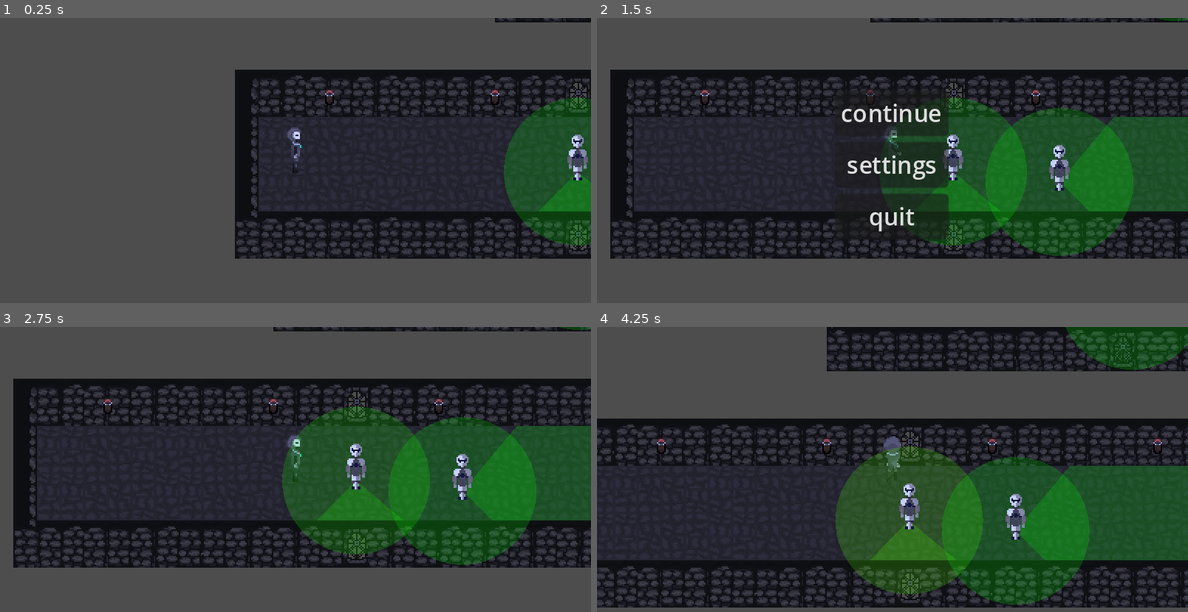
Above: before the commit, frames 1-4 (two rows, left to right).
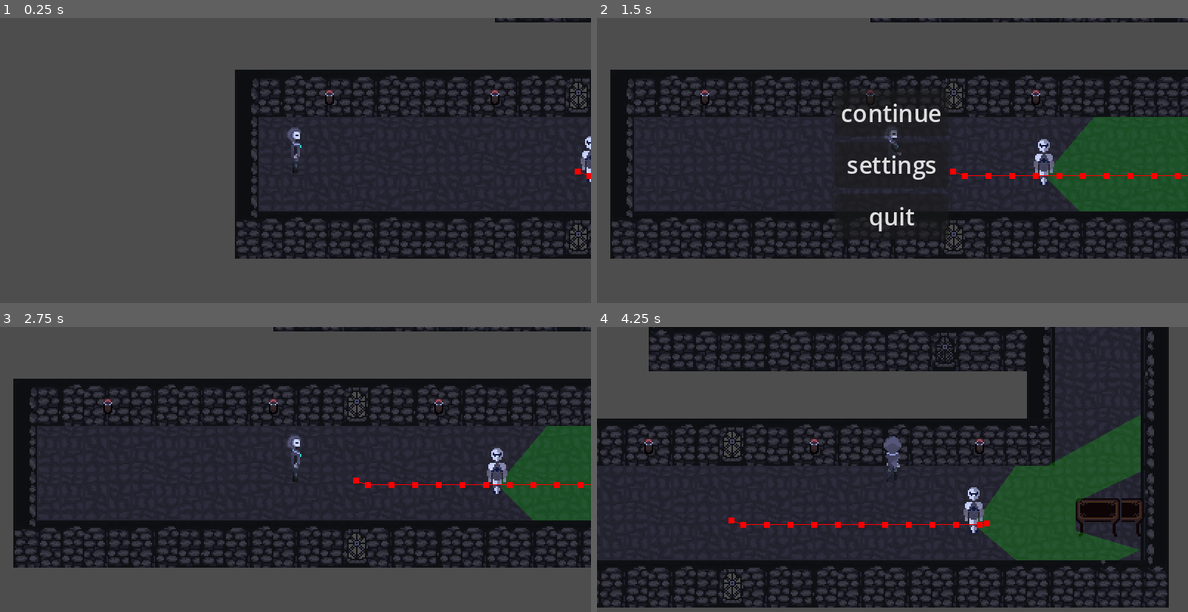
Above: after the commit, the same moments.

Repository: Svarshick/2D-Game-Jam-02.08.2024
Game: Godot game, scene res://src/main/Main.tscn
Same seed, same stepped clock (60 frames per second), same inputs: the game is played once before the commit and once after it.
Inputs:
- Up to frame 1 (0.25 s): no input
- Up to frame 2 (1.5 s): hold D (right) 0.53-1.28 s; hold Escape (back) from 1.28 s (still down)
- Up to frame 3 (2.75 s): release Escape (back) at 2 s; click "continue" at 2 s
- Up to frame 4 (4.25 s): hold D (right) 2.78-3.53 s; hold W (up) from 3.53 s (still down)

The runs differ from the first frame. In frame 1, 6.2% of the frame differs, in the area x 85-100%, y 27-80%; in frame 2, 14%; in frame 3, 19%; in frame 4, 45%, in the area x 0-100%, y 0-99%.

Commit message:
added behavior. IT JUST WORKS

Diff:
--- a/levels/test_level/TestLevel.tscn
+++ b/levels/test_level/TestLevel.tscn
@@ -9,6 +9,7 @@
 [ext_resource type="PackedScene" uid="uid://bb4hv2wr6fw4a" path="res://src/special classes/checkpoint/Checkpoint.tscn" id="7_2unba"]
 [ext_resource type="PackedScene" uid="uid://sjude81s1opk" path="res://src/ui/ui.tscn" id="7_lhxqy"]
 [ext_resource type="PackedScene" uid="uid://bn5bfmw38rhhq" path="res://src/special classes/level_transiter/LevelTransiter.tscn" id="8_q5hcs"]
+[ext_resource type="Script" path="res://src/special classes/checkpoint/checkpoint.gd" id="9_ndjj8"]
 
 [sub_resource type="NavigationPolygon" id="NavigationPolygon_2itf2"]
 vertices = PackedVector2Array(8, 8, -8, 8, -8, -8, 8, -8)
@@ -421,6 +422,8 @@
 [node name="world" type="Node2D"]
 script = ExtResource("1_2rdjq")
 
+[node name="ui" parent="." instance=ExtResource("7_lhxqy")]
+
 [node name="TileMap" type="TileMap" parent="."]
 tile_set = SubResource("TileSet_gwu1v")
 format = 2
@@ -439,39 +442,15 @@
 up_direction = Vector2(-0.99995, -0.0099995)
 direction = Vector2(0, 1)
 
-[node name="Checkpoint" parent="Guard" instance=ExtResource("7_2unba")]
-position = Vector2(154, 140)
-
 [node name="Checkpoint2" parent="Guard" instance=ExtResource("7_2unba")]
-position = Vector2(25, 231)
-
-[node name="ui" parent="." instance=ExtResource("7_lhxqy")]
-
-[node name="Guard2" parent="." instance=ExtResource("6_winuo")]
-position = Vector2(304, 188)
-default_walking = Array[Vector2]([Vector2(464, 117), Vector2(315, 180)])
-
-[node name="Guard4" parent="." instance=ExtResource("6_winuo")]
-position = Vector2(495, -132)
-direction = Vector2(-1, 0.05)
-
-[node name="Guard5" parent="." instance=ExtResource("6_winuo")]
-position = Vector2(383, 29)
-direction = Vector2(-1, 0)
-
-[node name="Guard6" parent="." instance=ExtResource("6_winuo")]
-position = Vector2(277, -13)
-direction = Vector2(1, 1)
-
-[node name="Guard7" parent="." instance=ExtResource("6_winuo")]
-position = Vector2(325, -135)
-direction = Vector2(0, 1)
-default_walking = Array[Vector2]([Vector2(325, -130)])
-
-[node name="Guard8" parent="." instance=ExtResource("6_winuo")]
-position = Vector2(211, -127)
-direction = Vector2(-1, 0)
-default_walking = Array[Vector2]([Vector2(215, -120)])
+position = Vector2(173, 2)
+
+[node name="Checkpoint3" parent="Guard" instance=ExtResource("7_2unba")]
+position = Vector2(239, -226)
+
+[node name="Checkpoint4" type="Node2D" parent="Guard"]
+position = Vector2(2, -197)
+script = ExtResource("9_ndjj8")
 
 [node name="LevelTransiter" parent="." instance=ExtResource("8_q5hcs")]
 position = Vector2(485, 199)
--- a/levels/test_level/test_level.gd
+++ b/levels/test_level/test_level.gd
@@ -3,7 +3,7 @@
 @onready var tile_map = $TileMap
 @onready var player = $Player
 @onready var guard = $Guard
-@onready var guardClass = load("res://guard/guard.tscn")
+@onready var guardClass = load("res://src/entities/guard/beehave/are_illusion_felt.gd")
 
 func get_player():
 	return player
--- a/src/entities/guard/beehave/stay.gd
+++ b/src/entities/guard/beehave/stay.gd
@@ -1,7 +1,30 @@
 extends ActionLeaf
 
 
+func before_run(actor: Node, blackboard: Blackboard) -> void:
+	var checkpoint = actor.checkpoints.current()
+	checkpoint.timer.start()
+	listen_checkpoint_timeout(blackboard, checkpoint, true)
+
+
 func tick(actor: Node, blackboard: Blackboard) -> int:
+	var c = actor.checkpoints.current()
+	print("time: " + str(c.timer.time_left))
 	if blackboard.get_value("checkpoint timer timeout"):
-		return SUCCESS
+		blackboard.set_value("checkpoint timer timeout", false)
+		var checkpoint = actor.checkpoints.current()
+		listen_checkpoint_timeout(blackboard, checkpoint, false)
+		return FAILURE
 	return RUNNING
+
+
+func listen_checkpoint_timeout(blackboard: Blackboard, checkpoint: Checkpoint, doListen: bool) -> void:
+	if doListen:
+		checkpoint.timer.timeout.connect(on_checkpoint_timeout.bind(blackboard))
+	else:
+		checkpoint.timer.timeout.disconnect(on_checkpoint_timeout.bind(blackboard))
+
+
+func on_checkpoint_timeout(blackboard: Blackboard):
+	print("DA!!")
+	blackboard.set_value("checkpoint timer timeout", true)
--- a/src/entities/guard/beehave/to_chase.gd
+++ b/src/entities/guard/beehave/to_chase.gd
@@ -3,6 +3,7 @@
 
 func tick(actor: Node, blackboard: Blackboard) -> int:
 	if actor.status == actor.statuses.SEE:
-		print("БЕГУ БИТЬ ЕБАЛО")
+		actor.make_path(actor.player.global_position)
+		actor.move_along_path(get_process_delta_time())
 		return RUNNING
 	return FAILURE
--- a/src/entities/guard/beehave/to_manhunt.gd
+++ b/src/entities/guard/beehave/to_manhunt.gd
@@ -6,4 +6,6 @@
 		return SUCCESS
 	if actor.status < actor.statuses.WORRY:
 		return FAILURE
+	if !actor.navigator.is_navigation_finished():
+		actor.move_along_path(get_process_delta_time())
 	return RUNNING
--- a/src/entities/guard/beehave/walk.gd
+++ b/src/entities/guard/beehave/walk.gd
@@ -1,7 +1,22 @@
 extends ActionLeaf
+
+
+func before_run(actor: Node, blackboard: Blackboard) -> void:
+	blackboard.set_value("target is reached", false)
+
+	var checkpoint = actor.checkpoints.next()
+	actor.make_path(checkpoint.global_position)
+
+	actor.navigator.navigation_finished.connect(on_reach_checkpoint.bind(blackboard))
 
 
 func tick(actor: Node, blackboard: Blackboard) -> int:
 	if blackboard.get_value("target is reached"):
-		return SUCCESS
+		print("tick() Walk: reached")
+		return FAILURE
+	actor.move_along_path(get_process_delta_time())
 	return RUNNING
+
+
+func on_reach_checkpoint(blackboard: Blackboard):
+	blackboard.set_value("target is reached", true)
--- a/src/entities/guard/guard.gd
+++ b/src/entities/guard/guard.gd
@@ -73,10 +73,10 @@
 var status_color = Color(1, 0, 0, 0.2);
 var checkpoints = Ring.new()
 
+var TEMP: Array[Checkpoint]
+
 @export var direction = Vector2.RIGHT
-@export var default_walking: Array[Vector2] = [
-		Vector2(0, 0),
-		]
+
 @onready var player = get_tree().get_first_node_in_group("player")
 @onready var navigator = $Navigator
 @onready var vision = $Vision
@@ -86,27 +86,19 @@
 func _ready():
 	#prepare checkpoints
 	var children = get_children()
+	var i = 0
 	for child in children:
 		if child is Checkpoint:
 			checkpoints.push_back(child)
-	if checkpoints.size() == 0:
-		var checkpoint = Checkpoint.new()
-		checkpoint.global_position = global_position
-		checkpoints.push_back(checkpoint)
-	for checkpoint in checkpoints:
-		print(checkpoint)
-	#prepare Beehave
-	#beehave.blackboard.set_value("")
 
 	direction = direction.normalized()
+
 	speed = 50
 	vision_angle = 100
 	vision_range = 200
 	intuition_range = 50
 	seek_degree = 0.0
 	player_was_noticed = false
-	navigator.on_reached_target()
-
 
 
 func get_parameter_names():
@@ -127,33 +119,11 @@
 	navigator.target_position = to_position
 
 
-func move_along_path(delta: float) -> void: #restarts if no point
+func move_along_path(delta: float) -> void:
 	direction = to_local(navigator.get_next_path_position()).normalized()
 	var intended_velocity = direction * speed
 	navigator.set_velocity(intended_velocity)
 	move_and_slide()
-
-
-#func restart_patrolling() -> void:
-	#var nearest_checkpoint = checkpoints[0]
-	#var nearest_destination = checkpoints[0].distance_to(global_position)
-	#var current_destination: int
-	#for current_checkpoint in checkpoints:
-		#current_destination = current_checkpoint.distance_to(global_position)
-		#if current_destination < nearest_destination:
-			#nearest_checkpoint = current_checkpoint
-
-
-func restart_path() -> void:
-	var nearest_walking_point = default_walking[0]
-	var nearest_destination = default_walking[0].distance_to(global_position)
-	var destination_to_point: int
-	for i in range(1, default_walking.size() - 1):
-		destination_to_point = default_walking[i].distance_to(global_position)
-		if  destination_to_point < nearest_destination:
-			nearest_destination = destination_to_point
-			nearest_walking_point = default_walking[i]
-	navigator.target_position = default_walking[0]
 
 
 func _on_navigation_agent_2d_velocity_computed(safe_velocity):
@@ -170,7 +140,6 @@
 
 func _draw():
 	draw_vision_sector(Vector2.ZERO, direction, vision.range, vision.angle * PI / 180, 20, status_color)
-	draw_circle(Vector2.ZERO, intuition.range,  status_color)
 
 
 func draw_vision_sector(point: Vector2, direction: Vector2, length: float, angle: float, precision: int, color: Color):
@@ -189,6 +158,7 @@
 		current_point = current_point.rotated(angle / (precision - 1))
 	draw_colored_polygon(points, color)
 
+
 #legacy
 
 #func draw_sector(point: Vector2, direction: Vector2, length: float, angle: float, precision: int, color: Color):
--- a/src/entities/guard/guard.tscn
+++ b/src/entities/guard/guard.tscn
@@ -1,7 +1,8 @@
-[gd_scene load_steps=32 format=3 uid="uid://cdsrl6y6ngaof"]
+[gd_scene load_steps=33 format=3 uid="uid://cdsrl6y6ngaof"]
 
 [ext_resource type="Script" path="res://src/entities/guard/guard.gd" id="1_05rgs"]
 [ext_resource type="Script" path="res://src/entities/guard/vision.gd" id="2_8put1"]
+[ext_resource type="Script" path="res://src/special classes/checkpoint/checkpoint.gd" id="2_c487f"]
 [ext_resource type="Script" path="res://src/entities/guard/intuition.gd" id="3_n3rmc"]
 [ext_resource type="Texture2D" uid="uid://bhqa63e1vlcm2" path="res://src/entities/guard/kniht_idle_.png" id="4_ijde4"]
 [ext_resource type="Script" path="res://addons/beehave/nodes/beehave_tree.gd" id="4_rr8sg"]
@@ -78,6 +79,9 @@
 collision_mask = 7
 script = ExtResource("1_05rgs")
 
+[node name="Checkpoint" type="Node2D" parent="."]
+script = ExtResource("2_c487f")
+
 [node name="Hitbox" type="CollisionShape2D" parent="."]
 shape = SubResource("CircleShape2D_aimd0")
 
@@ -114,7 +118,7 @@
 
 [node name="Beehave" type="Node" parent="." node_paths=PackedStringArray("blackboard", "actor")]
 script = ExtResource("4_rr8sg")
-blackboard = NodePath("@Node@17281")
+blackboard = NodePath("@Node@17269")
 actor = NodePath("..")
 
 [node name="GuardBehaviour" type="Node" parent="Beehave"]
@@ -154,7 +158,7 @@
 script = ExtResource("15_d4r11")
 
 [node name="Decision" type="Node" parent="Beehave/GuardBehaviour"]
-script = ExtResource("5_r8gqg")
+script = ExtResource("21_2h746")
 
 [node name="Player" type="Node" parent="Beehave/GuardBehaviour/Decision"]
 script = ExtResource("5_r8gqg")
@@ -177,13 +181,14 @@
 [node name="ToManhunt" type="Node" parent="Beehave/GuardBehaviour/Decision/Player/Manhunt"]
 script = ExtResource("19_sqa13")
 
-[node name="Patrolling" type="Node" parent="Beehave/GuardBehaviour/Decision"]
-script = ExtResource("21_2h746")
+[node name="SelectorComposite" type="Node" parent="Beehave/GuardBehaviour/Decision"]
+script = ExtResource("5_r8gqg")
 
-[node name="Stay" type="Node" parent="Beehave/GuardBehaviour/Decision/Patrolling"]
+[node name="Walk" type="Node" parent="Beehave/GuardBehaviour/Decision/SelectorComposite"]
+script = ExtResource("22_h3hbd")
+
+[node name="Stay" type="Node" parent="Beehave/GuardBehaviour/Decision/SelectorComposite"]
 script = ExtResource("21_il1ms")
 
-[node name="Walk" type="Node" parent="Beehave/GuardBehaviour/Decision/Patrolling"]
-script = ExtResource("22_h3hbd")
-
+[connection signal="path_changed" from="Navigator" to="Navigator" method="_on_path_changed"]
 [connection signal="velocity_computed" from="Navigator" to="." method="_on_navigation_agent_2d_velocity_computed"]
--- a/src/entities/guard/navigator.gd
+++ b/src/entities/guard/navigator.gd
@@ -8,9 +8,8 @@
 
 
 func on_reached_target():
-	guard.beehave.blackboard.set_value("target is reached", true, "custom")
-	if guard.status == guard.statuses.DEFAULT:
-		var position = guard.default_walking[point_number]
-		target_position = position
-		point_number += 1
-		point_number = point_number % guard.default_walking.size()
+	for checkpoint in guard.checkpoints:
+		print("checkpoint coordinate: " + str(checkpoint.global_position))
+
+func _on_path_changed() -> void:
+	print("_on_path_changed(): " + str(target_position))
--- a/src/special classes/checkpoint/Checkpoint.tscn
+++ b/src/special classes/checkpoint/Checkpoint.tscn
@@ -3,9 +3,5 @@
 [ext_resource type="Script" path="res://src/special classes/checkpoint/checkpoint.gd" id="1_a81l7"]
 
 [node name="Checkpoint" type="Node2D"]
+z_as_relative = false
 script = ExtResource("1_a81l7")
-
-[node name="Timer" type="Timer" parent="."]
-one_shot = true
-
-[connection signal="timeout" from="Timer" to="." method="_on_timer_timeout"]
--- a/src/special classes/checkpoint/checkpoint.gd
+++ b/src/special classes/checkpoint/checkpoint.gd
@@ -2,11 +2,20 @@
 
 class_name Checkpoint
 
-@onready var timer = $Timer
+@export var wait_time: float = 1.0
+
+var timer = Timer.new()
 
 func _ready() -> void:
-	print("_ready(): " + str(self))
+	add_child(timer)
+	top_level = true
 
+	var parent_node = get_parent()
+	if parent_node is Node2D:
+		global_position = global_position + parent_node.global_position
 
-func _on_timer_timeout() -> void:
-	pass # Replace with function body.
+	timer.one_shot = true
+	timer.wait_time = wait_time
+	timer.start()
+
+	print("timer parameters: " + str(timer.wait_time))
--- a/src/special classes/ring/ring.gd
+++ b/src/special classes/ring/ring.gd
@@ -29,9 +29,12 @@
 
 
 func next() -> Variant:
-	var current_element = data[current_index]
 	current_index = (current_index + 1) % data.size()
-	return current_element
+	return data[current_index]
+
+
+func current() -> Variant:
+	return data[current_index]
 
 
 func size() -> int:
@@ -40,3 +43,10 @@
 
 func push_back(e: Variant):
 	data.push_back(e)
+
+
+func get_element(number: int) -> Variant:
+	if number > data.size():
+		printerr("no such element: " + str(number))
+		return null
+	return data[number]
Not shown: 1 places in levels/test_level/TestLevel.tscn that only renumber resources
